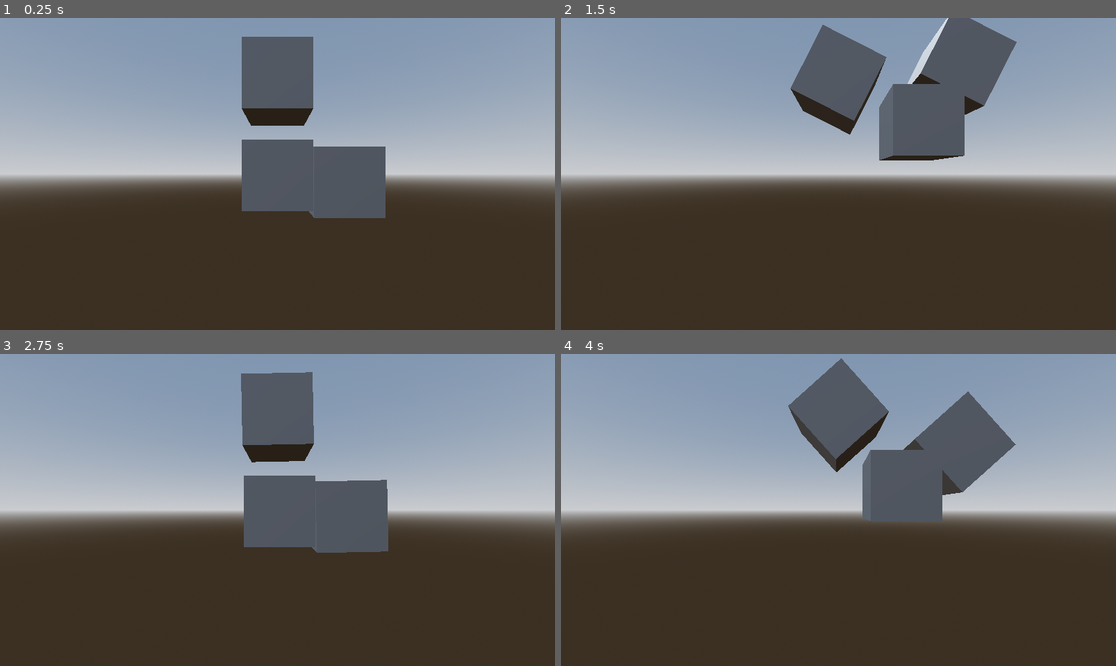
Above: before the commit, frames 1-4 (two rows, left to right).
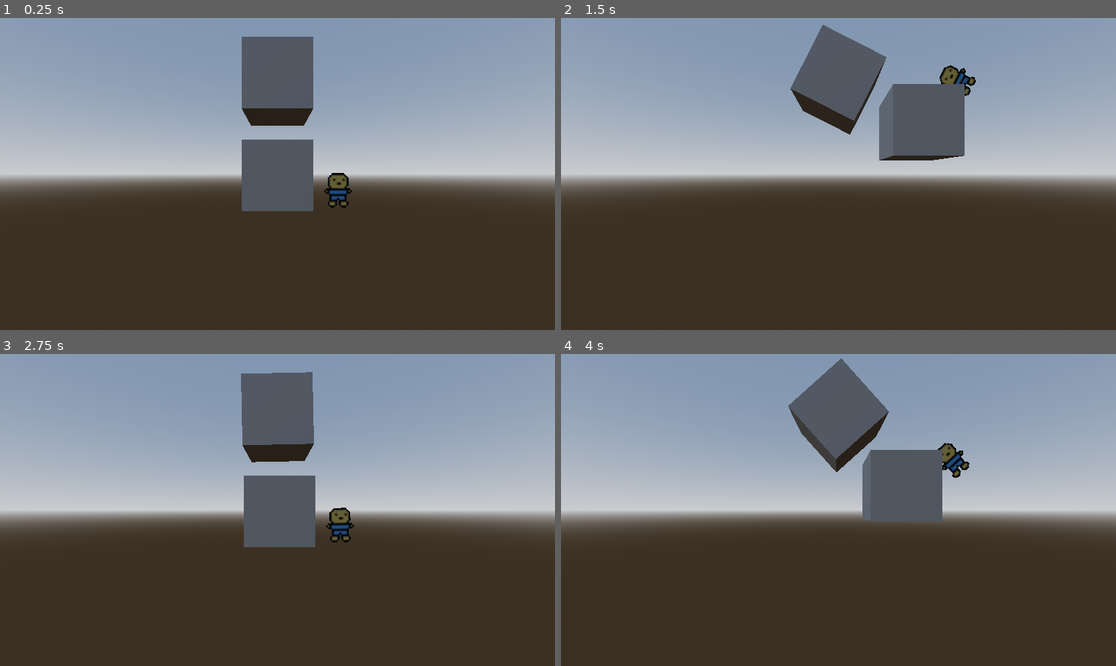
Above: after the commit, the same moments.

Repository: EsbenNyboe/GMTK-Jam-2025
Game: Godot game, scene res://main_scene.tscn
Same seed, same stepped clock (60 frames per second), same inputs: the game is played once before the commit and once after it.
Inputs:
- Up to frame 1 (0.25 s): no input
- Up to frame 2 (1.5 s): tap Enter at 0.5 s; hold Space (swing) 0.53-1.28 s; tap Space (swing) at 1.35 s
- Up to frame 3 (2.75 s): hold Space (swing) from 2.03 s (still down)
- Up to frame 4 (4 s): release Space (swing) at 2.78 s; tap Space (swing) at 2.85 s; hold Space (swing) from 3.53 s (still down)

The runs differ from the first frame. In frame 1, 2.9% of the frame differs, in the area x 55-70%, y 41-65%; in frame 2, 3.3%, in the area x 62-83%, y 0-31%; in frame 3, 2.9%; in frame 4, 3.1%.

Commit message:
Insert placeholder visual

Diff:
--- a/main_scene.gd
+++ b/main_scene.gd
@@ -28,7 +28,6 @@
 	if Input.is_action_pressed("swing"):
 		swing_seat.apply_force(Vector3.RIGHT * force_amount)
 
-
 	time_since_last_swing += delta
 	if swing_seat.position.y > start_height:
 		is_above_start_height = true
--- a/main_scene.tscn
+++ b/main_scene.tscn
@@ -1,6 +1,7 @@
-[gd_scene load_steps=7 format=3 uid="uid://bb8hsk8n2c5ow"]
+[gd_scene load_steps=10 format=3 uid="uid://bb8hsk8n2c5ow"]
 
 [ext_resource type="Script" uid="uid://t0ims8gfpvy7" path="res://main_scene.gd" id="1_0f027"]
+[ext_resource type="Texture2D" uid="uid://cnm2egho50t1l" path="res://Textures/Baby.png" id="2_2c62f"]
 
 [sub_resource type="ProceduralSkyMaterial" id="ProceduralSkyMaterial_o3jxj"]
 sky_horizon_color = Color(0.662243, 0.671743, 0.686743, 1)
@@ -18,6 +19,15 @@
 [sub_resource type="BoxMesh" id="BoxMesh_o3jxj"]
 
 [sub_resource type="BoxShape3D" id="BoxShape3D_o3jxj"]
+
+[sub_resource type="StandardMaterial3D" id="StandardMaterial3D_gyfs4"]
+transparency = 2
+alpha_scissor_threshold = 0.5
+alpha_antialiasing_mode = 0
+albedo_texture = ExtResource("2_2c62f")
+
+[sub_resource type="QuadMesh" id="QuadMesh_d5x1h"]
+material = SubResource("StandardMaterial3D_gyfs4")
 
 [node name="Main Scene" type="Node3D"]
 script = ExtResource("1_0f027")
@@ -49,7 +59,7 @@
 transform = Transform3D(1, 0, 0, 0, 1, 0, 0, 0, 1, 1.01111, -1.52645, 0)
 
 [node name="MeshInstance3D" type="MeshInstance3D" parent="SwingMount/SittingPlayer"]
-mesh = SubResource("BoxMesh_o3jxj")
+mesh = SubResource("QuadMesh_d5x1h")
 
 [node name="SwingSeat" type="RigidBody3D" parent="."]
 
Binary file added: Textures/Baby.png
Not shown, added: Textures/Baby.png.import
